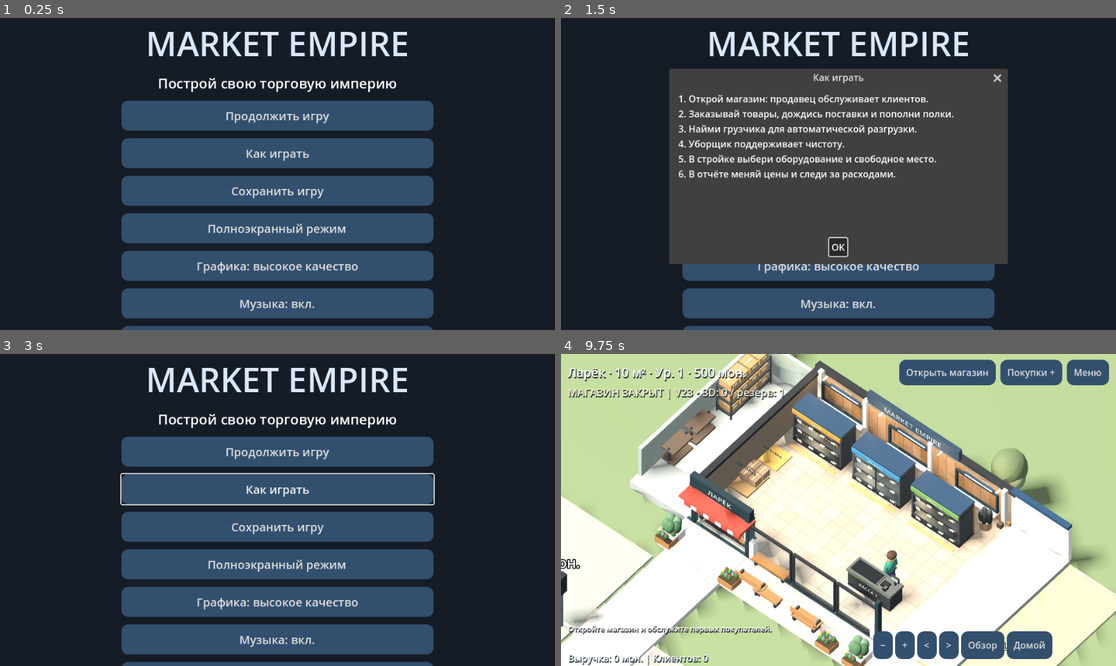
Above: before the commit, frames 1-4 (two rows, left to right).
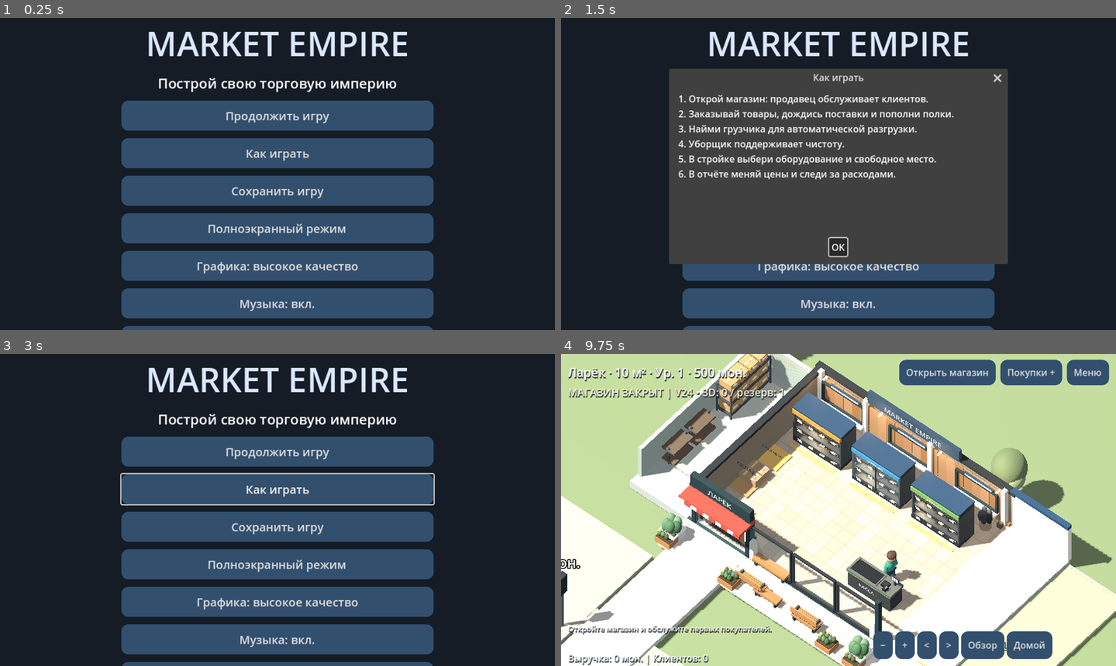
Above: after the commit, the same moments.

Repository: Denis-create-boop/mobile_game
Game: Godot game, scene res://main.tscn
The game is run twice, just before and just after one commit, with the same random seed, the same clock (stepped at 60 frames per second) and the same inputs.
Inputs:
- Up to frame 1 (0.25 s): no input
- Up to frame 2 (1.5 s): click "Меню" at 0.5 s; click "Как играть" at 1.25 s
- Up to frame 3 (3 s): click "Как играть" at 2 s; click "OK" at 2.75 s
- Up to frame 4 (9.75 s): click "Открыть магазин" at 3.5 s; click "Покупки +" at 4.25 s; click "−" at 5 s; click "+" at 5.75 s; click "<" at 6.5 s; click ">" at 7.25 s; click "Обзор" at 8 s; click "Домой" at 8.75 s; click "Продолжить игру" at 9.5 s

The runs differ from the first frame. In frame 3, less than 0.1% of the frame differs, in the area x 21-79%, y 38-49%; in frame 4, 12%, in the area x 0-100%, y 0-100%.

Commit message:
V24: render scene directly in root viewport and gate deployment on visual browser check

Diff:
--- a/main.gd
+++ b/main.gd
@@ -890,7 +890,7 @@
 		if child is Button:
 			child.custom_minimum_size.y=52
 			child.add_theme_font_size_override("font_size",20)
-	var version_label=label(column,"V23",14)
+	var version_label=label(column,"V24",14)
 	version_label.horizontal_alignment=HORIZONTAL_ALIGNMENT_CENTER
 
 func toggle_sound():
--- a/store_visual.gd
+++ b/store_visual.gd
@@ -1,9 +1,9 @@
-extends SubViewportContainer
+extends Control
 
 var game
 var asset_library=preload("res://asset_library.gd").new()
 var character_serial: int=0
-var viewport: SubViewport
+var viewport: Viewport
 var stage: Node3D
 var camera: Camera3D
 var products: Array = []
@@ -75,18 +75,10 @@
 
 func _ready():
 	mouse_filter = Control.MOUSE_FILTER_STOP
-	stretch=true
-	stretch_shrink=1
-	viewport = SubViewport.new()
-	viewport.size = Vector2i(960,640)
-	viewport.own_world_3d = true
-	viewport.disable_3d=false
-	viewport.transparent_bg=false
-	viewport.msaa_3d = Viewport.MSAA_DISABLED if OS.has_feature("web") else Viewport.MSAA_2X
-	viewport.render_target_update_mode = SubViewport.UPDATE_ALWAYS
-	add_child(viewport)
-	stage = Node3D.new()
-	viewport.add_child(stage)
+	viewport=get_viewport()
+	viewport.msaa_3d=Viewport.MSAA_DISABLED
+	stage=Node3D.new()
+	add_child(stage)
 	var env = WorldEnvironment.new()
 	var e = Environment.new()
 	e.background_mode = Environment.BG_COLOR
@@ -169,8 +161,11 @@
 
 func update_camera():
 	camera.size=camera_zoom
+	camera.near=0.2
+	camera.far=150.0
 	var target=focus
-	camera.look_at_from_position(target+Vector3(sin(orbit)*17,21,cos(orbit)*17),target)
+	camera.global_position=target+Vector3(sin(orbit)*17,21,cos(orbit)*17)
+	camera.look_at(target,Vector3.UP)
 
 func pan_map(relative: Vector2):
 	if camera==null or size.y<2:
@@ -224,7 +219,7 @@
 func select_pad(pos: Vector2):
 	if game.build_kind<0 or camera==null:
 		return
-	var pixel=pos*Vector2(viewport.size)/size
+	var pixel=get_global_transform_with_canvas()*pos
 	var origin=camera.project_ray_origin(pixel)
 	var direction=camera.project_ray_normal(pixel)
 	if absf(direction.y)<0.001:
@@ -681,7 +676,7 @@
 		actor(people[i],c["pos"],c["carry"],delta)
 		var tag: Label3D=people[i].get_meta("order")
 		tag.text=game.GOODS[c["item"]] if c["phase"]<4 and not c["carry"] else ("Оплата" if c["carry"] and c["phase"]<4 else "")
-	status_label.text=("МАГАЗИН ОТКРЫТ" if game.running else "МАГАЗИН ЗАКРЫТ")+" | V23 • 3D: %d / резерв: %d" % [asset_library.loaded_count,asset_library.fallback_count]
+	status_label.text=("МАГАЗИН ОТКРЫТ" if game.running else "МАГАЗИН ЗАКРЫТ")+" | V24 • 3D: %d / резерв: %d" % [asset_library.loaded_count,asset_library.fallback_count]
 	sales_label.position=Vector2(12,size.y-26)
 	sales_label.text="Выручка: %d мон. | Клиентов: %d" % [game.revenue,game.customers.size()]
 
@@ -1076,17 +1071,15 @@
 
 # Match the actual screen-space rectangle, including window stretch and high-DPI.
 func update_render_resolution():
-	if viewport==null:
+	if not is_instance_valid(camera):
 		return
-	# Container owns the render dimensions and maps pointer coordinates.
-	stretch_shrink=1 if quality_high else 2
-	viewport.render_target_update_mode=SubViewport.UPDATE_ALWAYS
+	if viewport.get_camera_3d()!=camera:
+		camera.make_current()
 
 func ensure_camera():
 	if not is_instance_valid(camera):
 		return
 	camera.make_current()
-	viewport.render_target_update_mode=SubViewport.UPDATE_ALWAYS
 	update_camera()
 
 # Retail materials: reusable brushed metal, satin wood and transparent glazing.
